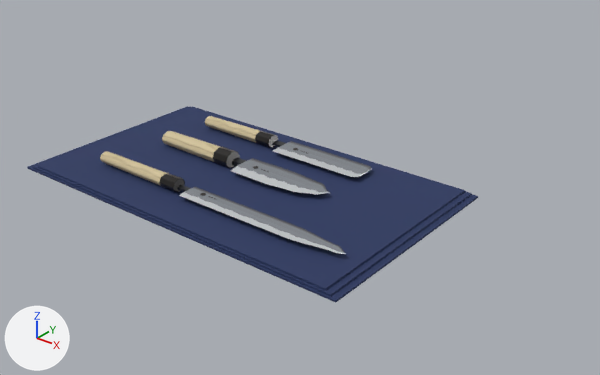
What one commit did to the glTF model public/models/knives.glb.
Before and after are seen from a camera (50 mm lens) standing at (0.801, -0.852, 0.56) and looking at (0.102, 0.021, 0.018). Arrows for +X, +Y and +Z are at lower left; the lights stay in place. The picture after the commit comes second. Where no turn or scale is listed for an object, it has been applied to the vertices. Vertices at exactly the same position are counted once.

Names of what the first picture shows: 'KnifeCloth0', 'KnifeCloth1', 'KnifeCloth2', 'KnifeDeba', 'KnifeDebaHandle', 'KnifeNakiri', 'KnifeNakiriHandle', 'KnifeYanagiba', 'KnifeYanagibaHandle', 'KnifeYanagibaHandleFerrule', 'KnifeYanagibaNeck' and 4 more.
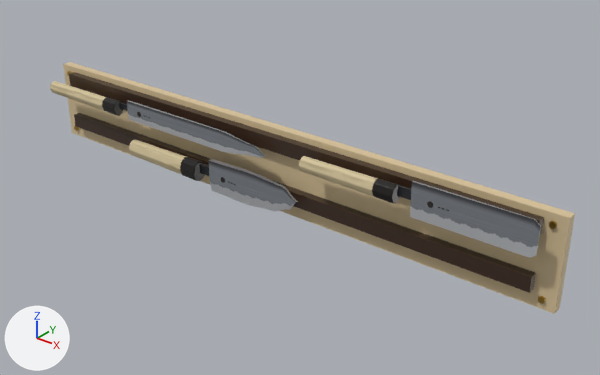
Where the newer file only moved an object's origin or applied its transform, the numbers keep the older frame.

Changed parts and their boxes [x1, y1, x2, y2] in the pictures (600 x 375 px):
'KnifeCloth2', deleted
    before: [37, 107, 465, 290]
'KnifeBoard', added
    after: [63, 62, 575, 314]
'KnifeBar1', added
    after: [74, 113, 536, 293]
'KnifeNakiri', moved, turned
    before: [273, 141, 372, 177]
    after: [410, 181, 541, 258]
'KnifeBar0', added
    after: [69, 72, 544, 235]
'KnifeYanagiba', moved, turned
    before: [179, 187, 346, 254]
    after: [127, 100, 265, 158]
'KnifeDeba', moved, turned
    before: [231, 158, 330, 195]
    after: [209, 159, 298, 211]
'KnifeCloth0', deleted
    before: [27, 106, 478, 302]
'KnifeCloth1', deleted
    before: [32, 107, 472, 296]
'KnifeYanagibaHandle', moved, turned
    before: [100, 152, 168, 186]
    after: [50, 81, 106, 111]
'KnifeYanagibaHandleFerrule', moved, turned
    before: [159, 174, 185, 192]
    after: [102, 97, 123, 116]
'KnifeYanagibaNeck', moved
    before: [177, 185, 191, 192]
    after: [119, 102, 128, 111]
'KnifeScrew.003', added
    after: [549, 221, 557, 229]
'KnifeScrew.002', added
    after: [538, 296, 546, 303]

Patch to the scene script:
```diff
--- a/public/models/knives.glb.py
+++ b/public/models/knives.glb.py
@@ me_knifenakiri @@
-me_knifenakiri.from_pydata(...)  # 294 vertices, 584 faces; spans x 0.0..0.168, y 0.1..0.15, z 0.01..0.014
+me_knifenakiri.from_pydata(...)  # 294 vertices, 584 faces; spans x 0.35..0.518, y -0.044..-0.04, z 0.064..0.114
+# me_knifenakiri part 1: the whole mesh is turned 90 degrees about the x axis through its middle, then moved by (0.35, -0.167, 0.077)
 me_knifenakiri.materials.append(mat_knifesteel)
@@ me_knifeyanagiba @@
-me_knifeyanagiba.from_pydata(...)  # 294 vertices, 584 faces; spans x 0.0..0.29, y -0.11..-0.077, z 0.01..0.014
+me_knifeyanagiba.from_pydata(...)  # 294 vertices, 584 faces; spans x -0.18..0.11, y -0.044..-0.04, z 0.066..0.099
+# me_knifeyanagiba part 2: the whole mesh is turned 90 degrees about the x axis through its middle, then moved by (-0.18, 0.051, 0.07)
 me_knifeyanagiba.materials.append(mat_knifesteel)
@@ ob_knifecloth0 @@
-ob_knifecloth0 = bpy.data.objects.new('KnifeCloth0', me_cube_012)
@@ ob_knifecloth1 @@
-ob_knifecloth1 = bpy.data.objects.new('KnifeCloth1', me_cube_013)
@@ ob_knifecloth2 @@
-ob_knifecloth2 = bpy.data.objects.new('KnifeCloth2', me_cube_014)
@@ ob_knifedeba @@
 ob_knifedeba.parent = ob_knifeset
-ob_knifedeba.location = (-0.02, 0.0, 0.006)
+ob_knifedeba.location = (-0.02, -0.03, 0.0)
+ob_knifedeba.rotation_euler = (1.571, 0.0, 0.0)  # degrees (90, 0, 0)
@@ ob_knifeyanagibahandle @@
 ob_knifeyanagibahandle.parent = ob_knifeset
-ob_knifeyanagibahandle.location = (-0.14, -0.09, 0.0211)
-ob_knifeyanagibahandle.rotation_euler = (0.0, 1.571, 0.0)  # degrees (0, 90, 0)
+ob_knifeyanagibahandle.location = (-0.32, -0.0451, 0.088)
+ob_knifeyanagibahandle.rotation_euler = (1.571, 0.0, 1.571)  # degrees (90, 0, 90)
@@ ob_knifeyanagibahandleferrule @@
 ob_knifeyanagibahandleferrule.parent = ob_knifeset
-ob_knifeyanagibahandleferrule.location = (-0.055, -0.09, 0.0211)
-ob_knifeyanagibahandleferrule.rotation_euler = (0.0, 1.571, 0.0)  # degrees (0, 90, 0)
+ob_knifeyanagibahandleferrule.location = (-0.235, -0.0451, 0.088)
+ob_knifeyanagibahandleferrule.rotation_euler = (1.571, 0.0, 1.571)  # degrees (90, 0, 90)
@@ ob_knifeyanagibaneck @@
 ob_knifeyanagibaneck.parent = ob_knifeset
-ob_knifeyanagibaneck.location = (-0.032, -0.0895, 0.018)
+ob_knifeyanagibaneck.location = (-0.212, -0.042, 0.0925)
 ob_knifeyanagibaneck.scale = (0.026, 0.00924, 0.00378)
@@ ob_knifescrew_003 @@
+ob_knifescrew_003 = bpy.data.objects.new('KnifeScrew.003', me_cylinder_006)  # an 8-sided cylinder along y spanning x -0.0045..0.0045, y -0.002..0.002, z -0.0045..0.0045; in mat_knifescrew (orange #c9a24a)
+ob_knifescrew_003.location = (0.502, -0.015, 0.106)
@@ ob_knifescrew_002 @@
+ob_knifescrew_002 = bpy.data.objects.new('KnifeScrew.002', me_cylinder_006.copy())
+ob_knifescrew_002.location = (0.502, -0.015, 0.004)
@@ ob_knifeboard @@
+ob_knifeboard = bpy.data.objects.new('KnifeBoard', me_cube_012_1)  # 56 vertices, 108 faces; spans x -0.46..0.46, y -0.007..0.007, z -0.065..0.065; in mat_knifeboard (beige #d9c39a)
+ob_knifeboard.location = (0.06, -0.007, 0.055)
@@ ob_knifebar1 @@
+ob_knifebar1 = bpy.data.objects.new('KnifeBar1', me_cube_014_1)  # 56 vertices, 108 faces; spans x -0.43..0.43, y -0.006..0.006, z -0.011..0.011; in mat_knifebar (brown #3a2618)
+ob_knifebar1.location = (0.06, -0.02, 0.025)
@@ ob_knifebar0 @@
+ob_knifebar0 = bpy.data.objects.new('KnifeBar0', me_cube_013_1)  # 56 vertices, 108 faces; spans x -0.43..0.43, y -0.006..0.006, z -0.011..0.011; in mat_knifebar (brown #3a2618)
+ob_knifebar0.location = (0.06, -0.02, 0.1)
```
